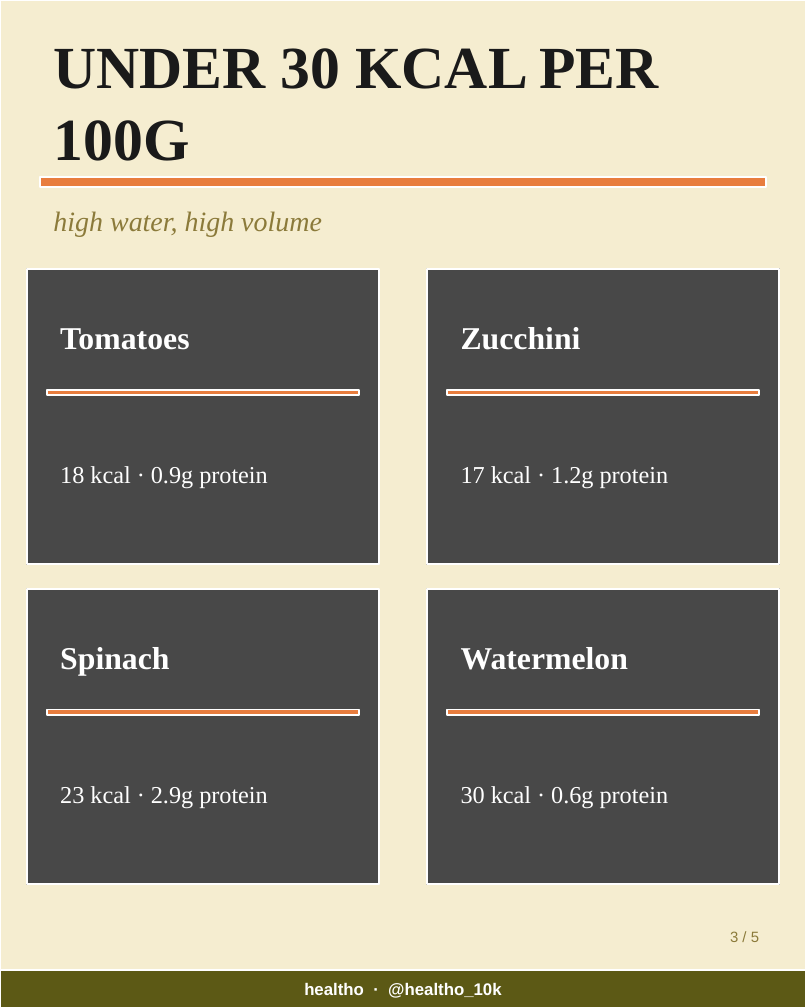
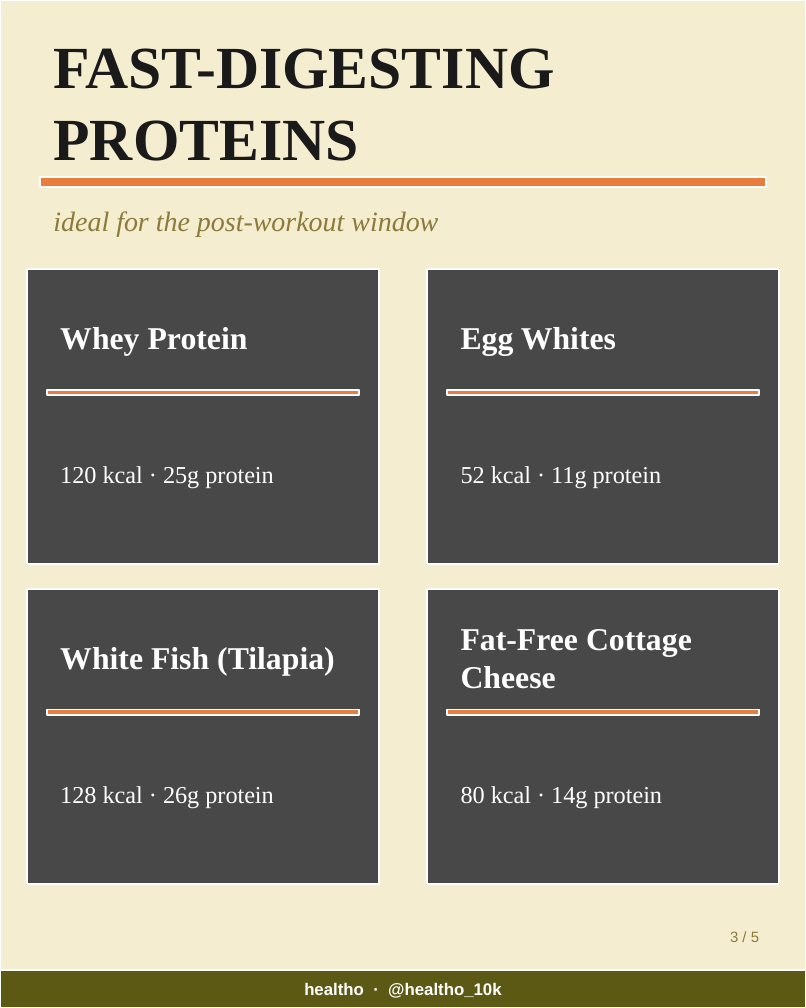
Before and after one commit to healtho-app/healtho, a slide deck: slide 3 of automation/output/latest-carousel.pptx. Drawn at 806x1008 pixels with LibreOffice and Linux fonts; fonts in the diff are those of the drawing; grey boxes stand for pictures. Boxes give left, top, right and bottom in pixels: in the first picture for what was removed or moved away, otherwise in the second. Text is boxed around its words. In the diff, an @@ line names an element or a change of style, - is before the commit and + after.

```diff
--- a/automation/output/latest-carousel.pptx
+++ b/automation/output/latest-carousel.pptx
@@ text at box(53, 48, 554, 161): text changed @@
-UNDER 30 KCAL PER 100G
+FAST-DIGESTING PROTEINS
@@ text at box(53, 211, 438, 237): text changed @@
-high water, high volume
+ideal for the post-workout window
@@ text at box(60, 327, 248, 355): text changed @@
-Tomatoes
+Whey Protein
@@ text at box(461, 327, 616, 355): text changed @@
-Zucchini
+Egg Whites
@@ text at box(60, 466, 274, 489): text changed @@
-18 kcal · 0.9g protein
+120 kcal · 25g protein
@@ text at box(461, 466, 662, 489): text changed @@
-17 kcal · 1.2g protein
+52 kcal · 11g protein
@@ text at box(461, 629, 692, 689): text changed @@
-Watermelon
+Fat-Free Cottage Cheese
@@ text at box(60, 647, 335, 675): text changed @@
-Spinach
+White Fish (Tilapia)
@@ text at box(60, 786, 274, 809): text changed @@
-23 kcal · 2.9g protein
+128 kcal · 26g protein
@@ text at box(461, 786, 663, 809): text changed @@
-30 kcal · 0.6g protein
+80 kcal · 14g protein
```
Also in this commit, not shown: 4 other slides changed, 5 other files.
